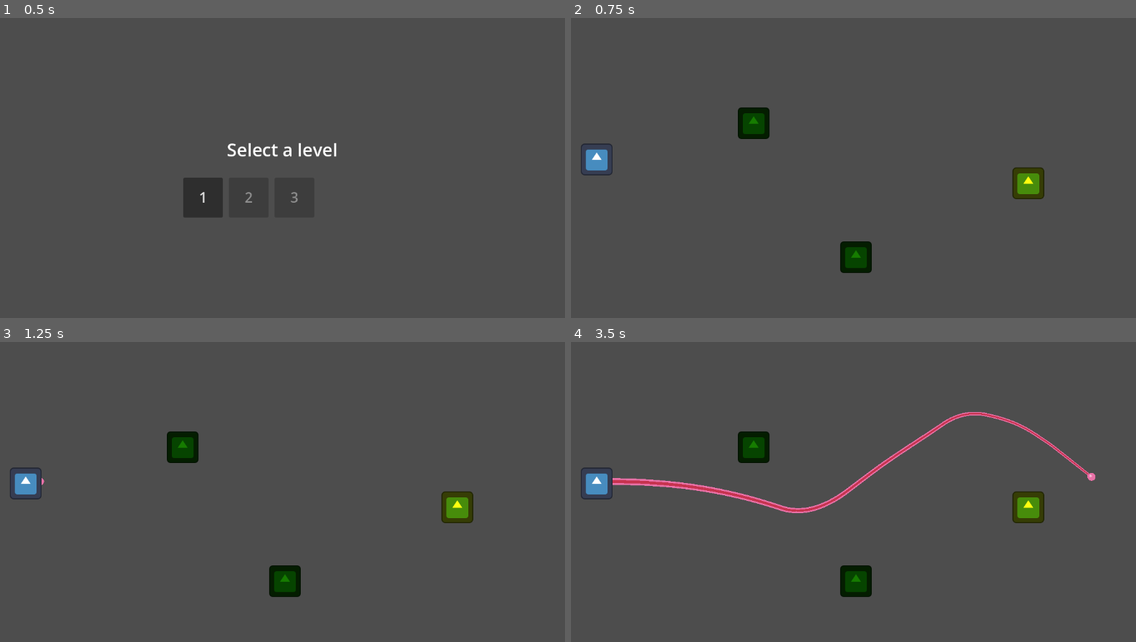
Above: before the commit, frames 1-4 (two rows, left to right).
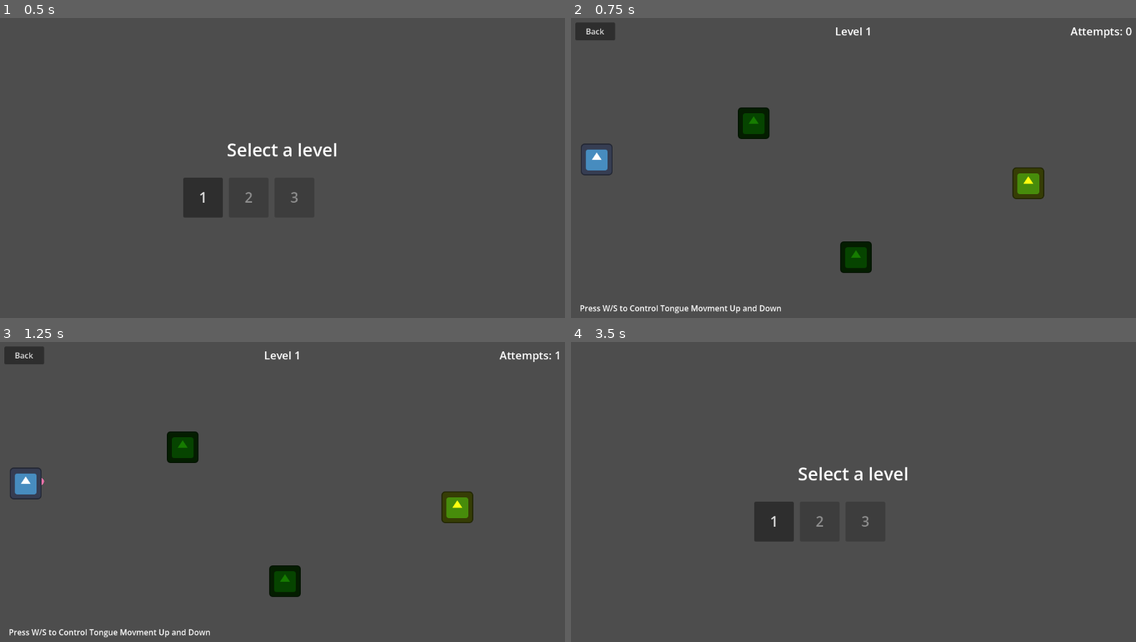
Above: after the commit, the same moments.

Repository: Shadowolfk/Frog-minigamejam
Game: Godot game, scene res://level_select.tscn
Two runs of this game, one before a commit and one after it. Both use one fixed random seed, a clock stepped at 60 frames per second and the inputs below. The engine's default icon, where the game draws it, is replaced by a stand-in: a white triangle on a blue panel in a dark square.
Inputs (mouse positions are in pixels of both pictures, inside the frame that each line leads up to):
- Up to frame 1 (0.5 s): no input
- Up to frame 2 (0.75 s): click "1" at 0.5 s
- Up to frame 3 (1.25 s): no input
- Up to frame 4 (3.5 s): click (593, 354) at 1.25 s, where only the run after the commit has a clickable "Back"; hold W 2.03-2.78 s; hold S from 2.78 s (still down)

Frame 1 is identical in both runs. In frame 2, 1.0% of the frame differs, in the area x 0-100%, y 1-99%; in frame 3, 1.0%; in frame 4, 4.9%, in the area x 1-93%, y 23-85%.

Commit message:
Better level transitions and counter

Diff:
--- a/game.gd
+++ b/game.gd
@@ -1,46 +1,64 @@
 extends Node2D
 
-
-@export var win_delay: float = 1.2
+@export var win_delay: float = 0.5
 
 @onready var level_holder: Node2D = $LevelHolder
+@onready var hud: CanvasLayer = $HUD
 
 var _current_level: Node = null
 var _won_this_run: bool = false
+var _attempts_this_level: int = 0
 
 
 func _ready() -> void:
+	hud.continue_pressed.connect(_on_continue_pressed)
+	hud.select_pressed.connect(_back_to_selector)
 	_spawn_current_level()
 
 
 func _unhandled_input(event: InputEvent) -> void:
+
 	if event.is_action_pressed("ui_cancel"):
-		get_tree().change_scene_to_file("res://level_select.tscn")
+		_back_to_selector()
+
+
 
 
 func _spawn_current_level() -> void:
-
 	if _current_level and is_instance_valid(_current_level):
 		_current_level.queue_free()
 		_current_level = null
 	_won_this_run = false
+	_attempts_this_level = 0
 
 	var ps := Levels.current_scene()
 	if ps == null:
-		get_tree().change_scene_to_file("res://level_select.tscn")
+		_back_to_selector()
 		return
 
 	_current_level = ps.instantiate()
 	level_holder.add_child(_current_level)
 
+	hud.set_level(Levels.current_index + 1)
+	hud.set_attempts(0)
+	hud.hide_completion()
+	get_tree().paused = false
+
 
 	var player := _current_level.find_child("Player", true, false)
 	if player:
 		var tongue := player.get_node_or_null("Tongue")
-		if tongue and tongue.has_signal("caught"):
+		if tongue:
 			tongue.caught.connect(_on_caught)
-		if tongue and tongue.has_signal("reeled_in"):
 			tongue.reeled_in.connect(_on_reeled_in)
+			tongue.launched.connect(_on_launched)
+
+
+
+func _on_launched() -> void:
+
+	_attempts_this_level += 1
+	hud.set_attempts(_attempts_this_level)
 
 
 func _on_caught(_node: Node) -> void:
@@ -49,12 +67,22 @@
 
 
 func _on_reeled_in() -> void:
-
 	if not _won_this_run: return
 	await get_tree().create_timer(win_delay).timeout
+	var has_next := Levels.current_index + 1 < Levels.level_count()
+	hud.show_completion(_attempts_this_level, has_next)
+	get_tree().paused = true
+
+
+
+func _on_continue_pressed() -> void:
+	get_tree().paused = false
 	if Levels.advance_to_next():
 		_spawn_current_level()
+	else:
+		_back_to_selector()
 
-	else:
 
-		get_tree().change_scene_to_file("res://level_select.tscn")
+func _back_to_selector() -> void:
+	get_tree().paused = false
+	get_tree().change_scene_to_file("res://level_select.tscn")
--- a/game.tscn
+++ b/game.tscn
@@ -1,9 +1,112 @@
 [gd_scene format=3 uid="uid://7csrig20ip1y"]
 
 [ext_resource type="Script" uid="uid://d2uj0phpwtcv4" path="res://game.gd" id="1_game"]
+[ext_resource type="Script" uid="uid://bm1jcxsp1c6g4" path="res://hud.gd" id="2_hud"]
 
-[node name="Game" type="Node2D" unique_id=2070783324]
+[node name="Game" type="Node2D" unique_id=145818865]
 script = ExtResource("1_game")
-win_delay = 1.0
 
-[node name="LevelHolder" type="Node2D" parent="." unique_id=1580980095]
+[node name="LevelHolder" type="Node2D" parent="." unique_id=1127885422]
+
+[node name="HUD" type="CanvasLayer" parent="." unique_id=342899548]
+process_mode = 3
+script = ExtResource("2_hud")
+
+[node name="TopBar" type="Control" parent="HUD" unique_id=888708106]
+layout_mode = 3
+anchors_preset = 10
+anchor_right = 1.0
+offset_bottom = 60.0
+mouse_filter = 2
+
+[node name="BackButton" type="Button" parent="HUD/TopBar" unique_id=944581614]
+layout_mode = 0
+offset_left = 16.0
+offset_top = 12.0
+offset_right = 96.0
+offset_bottom = 48.0
+text = "Back"
+
+[node name="LevelLabel" type="Label" parent="HUD/TopBar" unique_id=314247668]
+layout_mode = 0
+anchor_left = 0.5
+anchor_right = 0.5
+offset_left = -100.0
+offset_top = 14.0
+offset_right = 100.0
+offset_bottom = 46.0
+theme_override_font_sizes/font_size = 22
+text = "Level 1"
+horizontal_alignment = 1
+
+[node name="AttemptsLabel" type="Label" parent="HUD/TopBar" unique_id=1278990471]
+layout_mode = 0
+anchor_left = 1.0
+anchor_right = 1.0
+offset_left = -200.0
+offset_top = 14.0
+offset_right = -16.0
+offset_bottom = 46.0
+theme_override_font_sizes/font_size = 22
+text = "Attempts: 0"
+horizontal_alignment = 2
+
+[node name="CompletionPanel" type="Control" parent="HUD" unique_id=61452862]
+visible = false
+layout_mode = 3
+anchors_preset = 15
+anchor_right = 1.0
+anchor_bottom = 1.0
+
+[node name="Background" type="ColorRect" parent="HUD/CompletionPanel" unique_id=1832240907]
+layout_mode = 0
+anchor_right = 1.0
+anchor_bottom = 1.0
+color = Color(0, 0, 0, 0.55)
+
+[node name="Center" type="CenterContainer" parent="HUD/CompletionPanel" unique_id=625398915]
+layout_mode = 0
+anchor_right = 1.0
+anchor_bottom = 1.0
+
+[node name="Panel" type="PanelContainer" parent="HUD/CompletionPanel/Center" unique_id=1552103491]
+custom_minimum_size = Vector2(380, 0)
+layout_mode = 2
+
+[node name="Margin" type="MarginContainer" parent="HUD/CompletionPanel/Center/Panel" unique_id=2123415891]
+layout_mode = 2
+theme_override_constants/margin_left = 28
+theme_override_constants/margin_top = 24
+theme_override_constants/margin_right = 28
+theme_override_constants/margin_bottom = 24
+
+[node name="VBox" type="VBoxContainer" parent="HUD/CompletionPanel/Center/Panel/Margin" unique_id=1404780315]
+layout_mode = 2
+theme_override_constants/separation = 18
+
+[node name="Title" type="Label" parent="HUD/CompletionPanel/Center/Panel/Margin/VBox" unique_id=2028078665]
+layout_mode = 2
+theme_override_font_sizes/font_size = 36
+text = "Caught!"
+horizontal_alignment = 1
+
+[node name="Stats" type="Label" parent="HUD/CompletionPanel/Center/Panel/Margin/VBox" unique_id=1202444825]
+layout_mode = 2
+theme_override_font_sizes/font_size = 20
+text = "Attempts: 0"
+horizontal_alignment = 1
+
+[node name="Buttons" type="HBoxContainer" parent="HUD/CompletionPanel/Center/Panel/Margin/VBox" unique_id=1718256385]
+layout_mode = 2
+theme_override_constants/separation = 12
+alignment = 1
+
+[node name="SelectButton" type="Button" parent="HUD/CompletionPanel/Center/Panel/Margin/VBox/Buttons" unique_id=1154549977]
+custom_minimum_size = Vector2(130, 44)
+layout_mode = 2
+text = "Levels"
+
+[node name="ContinueButton" type="Button" parent="HUD/CompletionPanel/Center/Panel/Margin/VBox/Buttons" unique_id=1913660903]
+custom_minimum_size = Vector2(130, 44)
+layout_mode = 2
+text = "Next Level"
--- /dev/null
+++ b/hud.gd
@@ -0,0 +1,45 @@
+extends CanvasLayer
+
+
+signal continue_pressed
+signal select_pressed
+
+@onready var level_label: Label = $TopBar/LevelLabel
+@onready var attempts_label: Label = $TopBar/AttemptsLabel
+@onready var back_button: Button = $TopBar/BackButton
+
+@onready var completion_panel: Control = $CompletionPanel
+@onready var completion_title: Label = $CompletionPanel/Center/Panel/Margin/VBox/Title
+@onready var completion_stats: Label = $CompletionPanel/Center/Panel/Margin/VBox/Stats
+@onready var continue_button: Button = $CompletionPanel/Center/Panel/Margin/VBox/Buttons/ContinueButton
+@onready var select_button:   Button = $CompletionPanel/Center/Panel/Margin/VBox/Buttons/SelectButton
+
+
+func _ready() -> void:
+	completion_panel.hide()
+	back_button.pressed.connect(func(): select_pressed.emit())
+	select_button.pressed.connect(func(): select_pressed.emit())
+	continue_button.pressed.connect(func(): continue_pressed.emit())
+
+
+func set_level(n: int) -> void:
+	level_label.text = "Level %d" % n
+
+
+func set_attempts(n: int) -> void:
+	attempts_label.text = "Attempts: %d" % n
+
+
+func show_completion(attempts: int, has_next: bool) -> void:
+	completion_stats.text = "Attempts: %d" % attempts
+	continue_button.visible = has_next
+	if has_next:
+		completion_title.text = "Caught!"
+		continue_button.text = "Next Level"
+	else:
+		completion_title.text = "All levels cleared!"
+	completion_panel.show()
+
+
+func hide_completion() -> void:
+	completion_panel.hide()
--- a/player.tscn
+++ b/player.tscn
@@ -22,3 +22,17 @@
 [node name="Sprite2D" type="Sprite2D" parent="." unique_id=1977169794]
 scale = Vector2(0.5, 0.5)
 texture = ExtResource("3_i3pqv")
+
+[node name="HUD" type="Control" parent="." unique_id=1727577657]
+layout_mode = 3
+anchors_preset = 0
+offset_right = 40.0
+offset_bottom = 40.0
+
+[node name="Label" type="Label" parent="HUD" unique_id=854006576]
+layout_mode = 0
+offset_left = -34.0
+offset_top = 288.0
+offset_right = 372.0
+offset_bottom = 311.0
+text = "Press W/S to Control Tongue Movment Up and Down"
Not shown, added: hud.gd.uid
